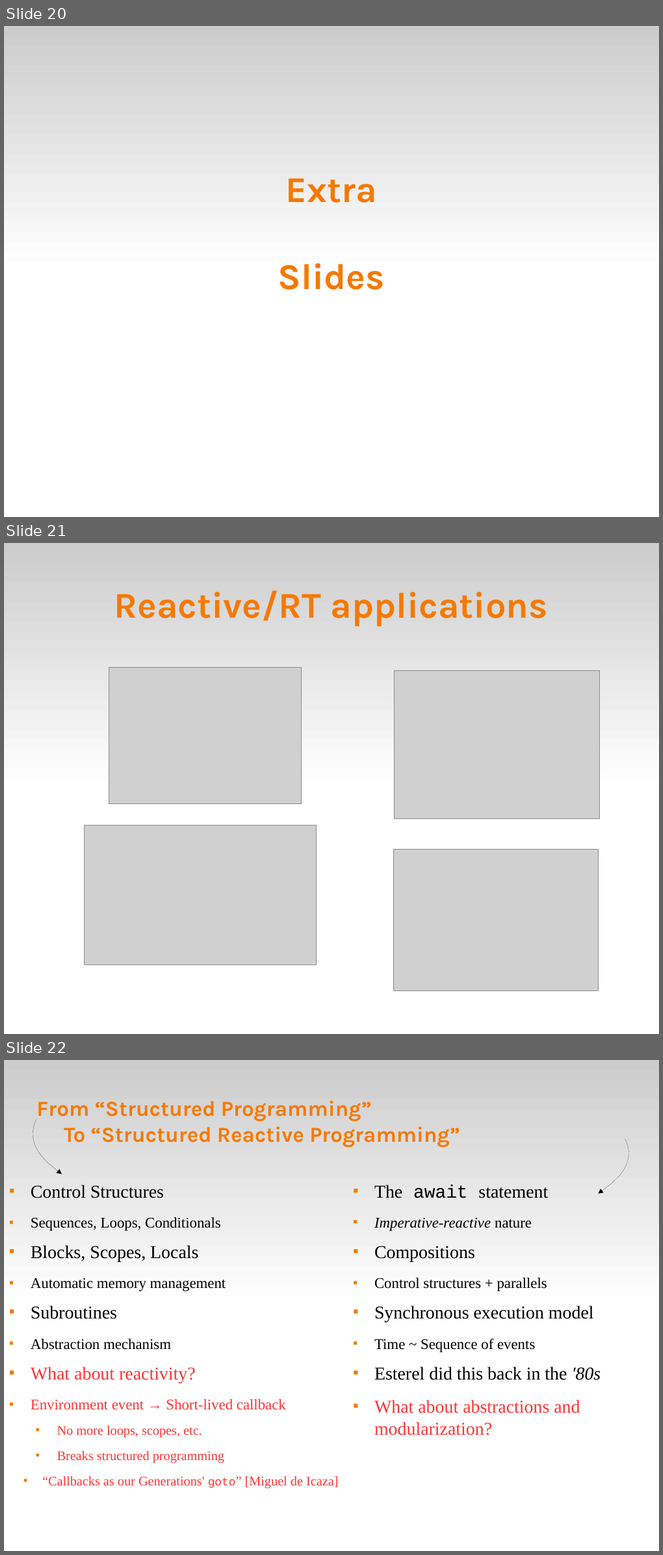
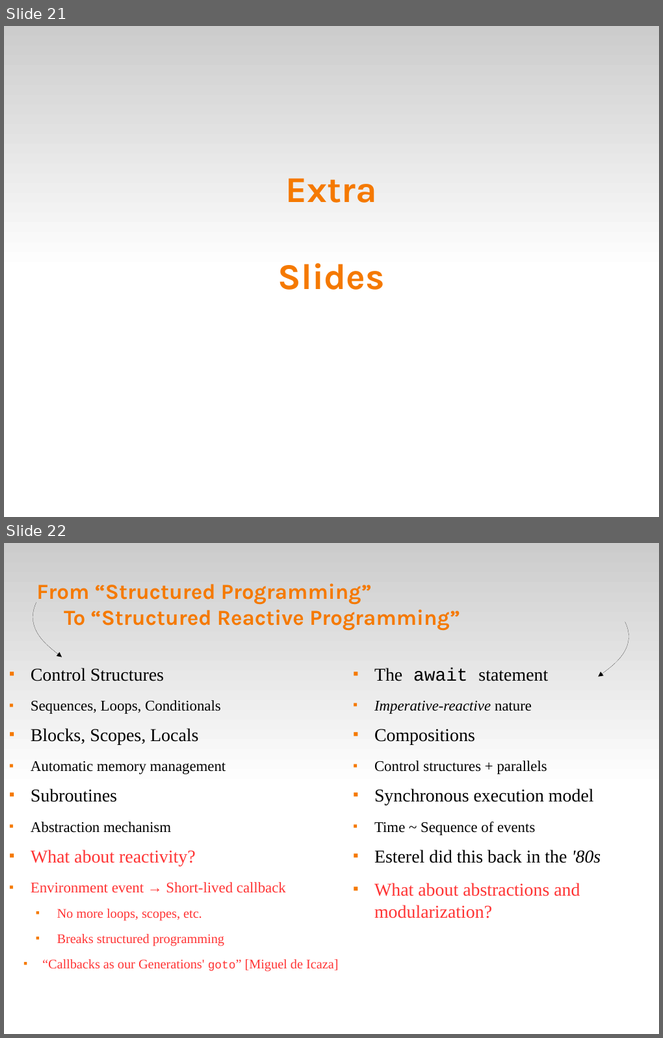
Before and after one commit to fsantanna-no/ceu-docs, a slide deck: ceu_curryon.odp. Shown one above the other, each under a label of ours: slides 20, 21 and 22 before the commit, slides 21 and 22 after it. The pictures are 663x1555 and 663x1038 pixels, drawn with LibreOffice and Linux fonts; fonts in the diff are those of the drawing; grey boxes stand for pictures. Boxes give left, top, right and bottom in pixels: in the first picture for what was removed or moved away, otherwise in the second. Text is boxed around its words. In the diff, an @@ line names an element or a change of style, - is before the commit and + after.

```diff
--- a/ceu_curryon.odp
+++ b/ceu_curryon.odp
@@ slide 21 removed at box(4, 543, 659, 1034), background #FFFFFF; not listed: 1 template element that a slide beside it also shows @@
@@ title removed at box(114, 590, 549, 627) @@
-Reactive/RT applications
@@ picture removed at box(109, 667, 301, 804) @@
@@ picture removed at box(395, 670, 600, 819) @@
@@ picture removed at box(84, 825, 316, 965) @@
@@ picture removed at box(393, 850, 599, 991) @@
@@ what was slide 20 is now slide 21 @@
```
Also in this commit, not shown: 14 slides changed, 3 slides added, 8 other slides removed.
